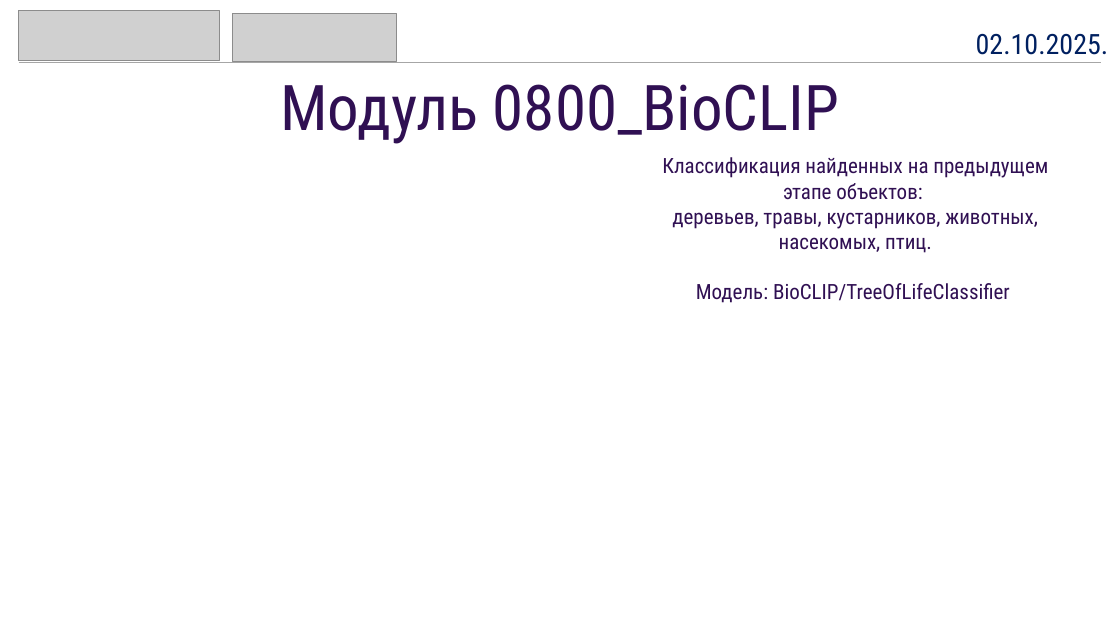
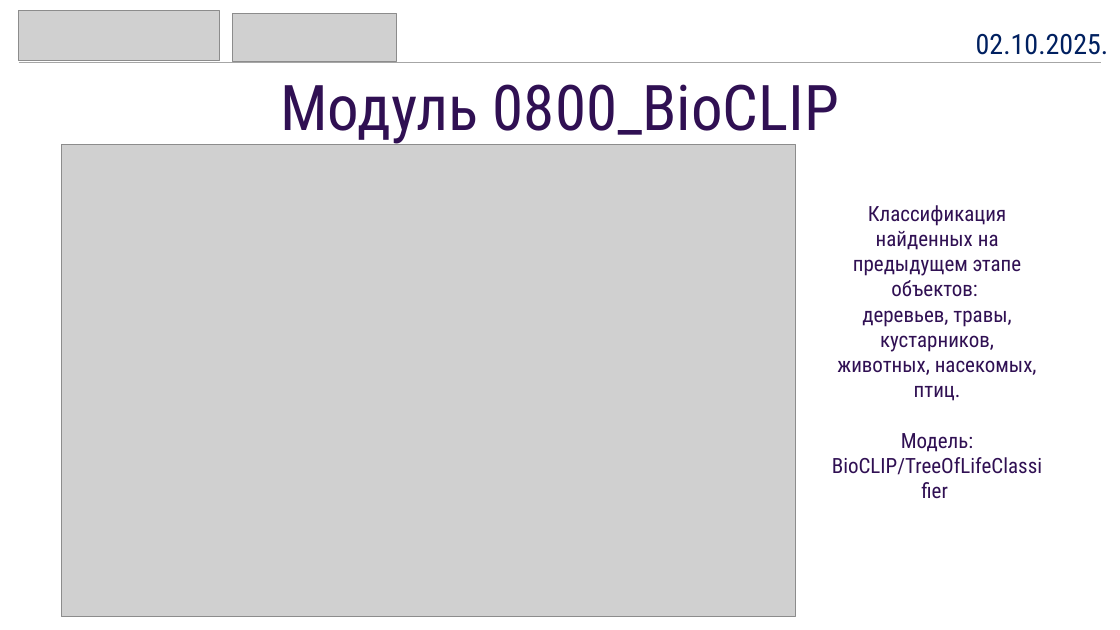
Before and after one commit to steelfeet/915-lct2025, a slide deck: slide 4 of presentation/lct-2025-07-Monitor/Laboratorny_zhurnal_07.pptx. Drawn at 1120x630 pixels with LibreOffice and Linux fonts; fonts in the diff are those of the drawing; grey boxes stand for pictures; background and template pictures are left out. Boxes give left, top, right and bottom in pixels: in the first picture for what was removed or moved away, otherwise in the second. Text is boxed around its words. In the diff, an @@ line names an element or a change of style, - is before the commit and + after.

```diff
--- a/presentation/lct-2025-07-Monitor/Laboratorny_zhurnal_07.pptx
+++ b/presentation/lct-2025-07-Monitor/Laboratorny_zhurnal_07.pptx
@@ picture added at bbox=[61, 145, 796, 617] @@
@@ text "Классификация найденных на предыдущем этапе ..." rewrapped from bbox=[662, 157, 1048, 303] to bbox=[832, 205, 1042, 475] @@
```
Also in this commit, not shown: 1 slide added.
